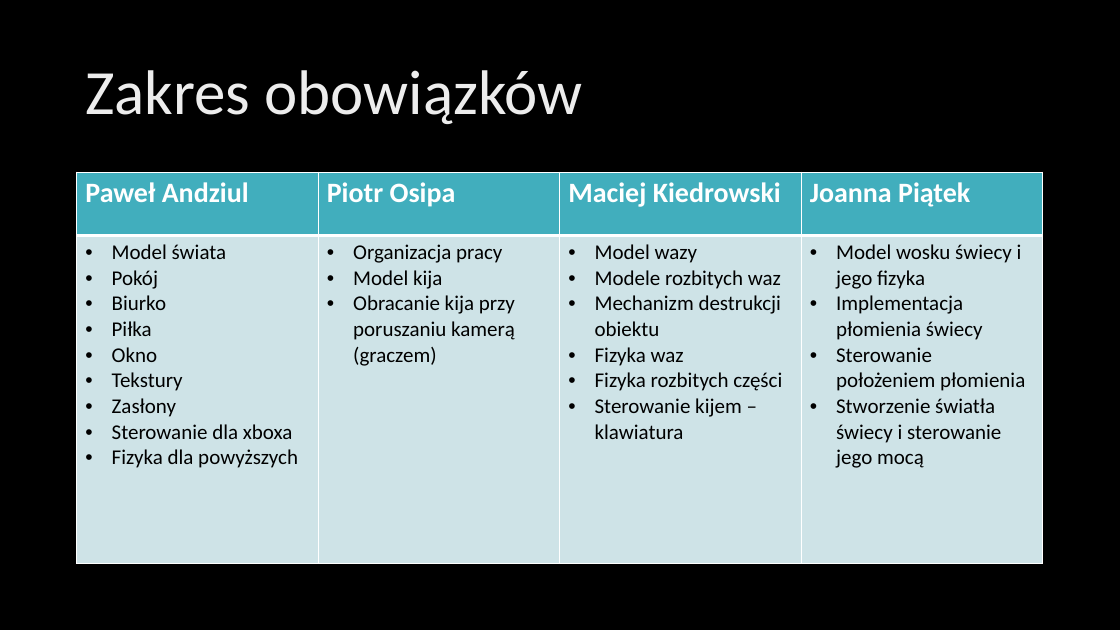
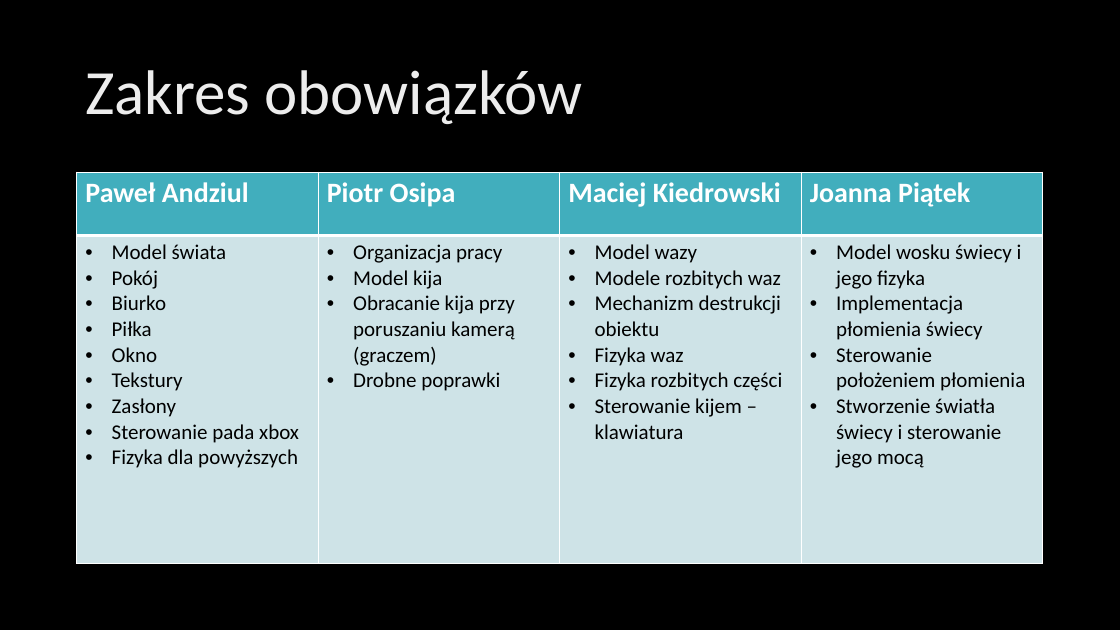
Before and after one commit to joannapiatek/Grafika3DLatex, a slide deck: slide 4 of Prezentacja.pptx. Drawn at 1120x630 pixels with LibreOffice and Linux fonts; fonts in the diff are those of the drawing; background and template pictures are left out. Boxes give left, top, right and bottom in pixels: in the first picture for what was removed or moved away, otherwise in the second. Text is boxed around its words. In the diff, an @@ line names an element or a change of style, - is before the commit and + after.

```diff
--- a/Prezentacja.pptx
+++ b/Prezentacja.pptx
@@ table at (x1=77, y1=172, x2=1045, y2=564) @@
-row 2, column 1: Model świata / Pokój / Biurko / Piłka / Okno / Tekstury / Zasłony / Sterowanie dla xboxa / Fizyka dla powyższych
+row 2, column 1: Model świata / Pokój / Biurko / Piłka / Okno / Tekstury / Zasłony / Sterowanie pada xbox / Fizyka dla powyższych
-row 2, column 2: Organizacja pracy / Model kija / Obracanie kija przy poruszaniu kamerą (graczem)
+row 2, column 2: Organizacja pracy / Model kija / Obracanie kija przy poruszaniu kamerą (graczem) / Drobne poprawki
```
Also in this commit, not shown: 2 other slides changed.
